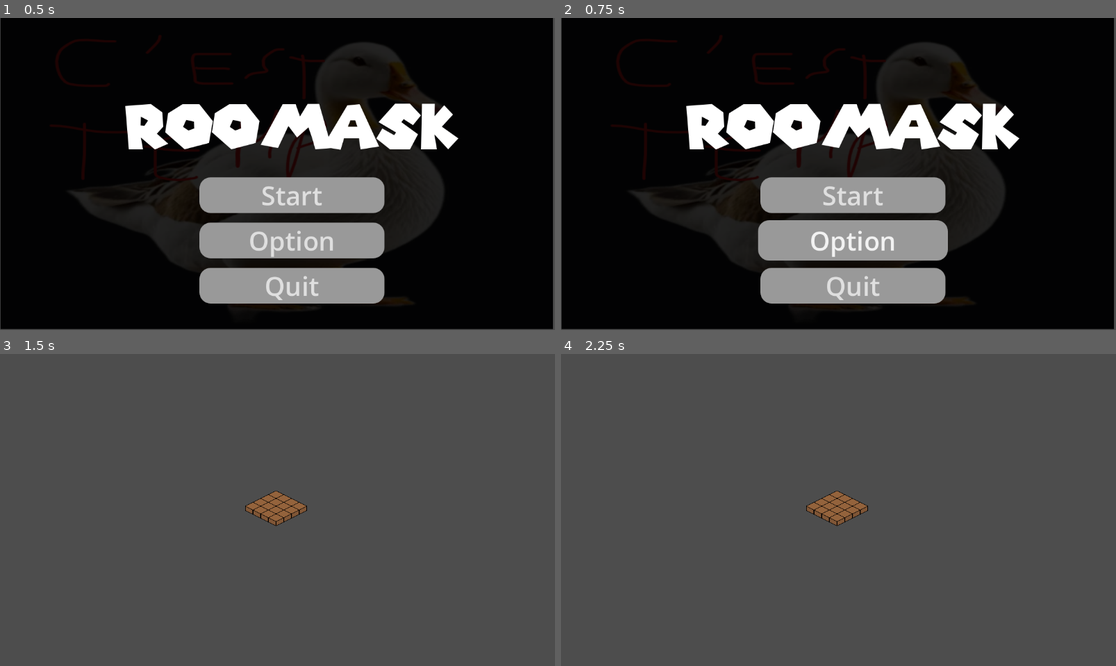
Above: before the commit, frames 1-4 (two rows, left to right).
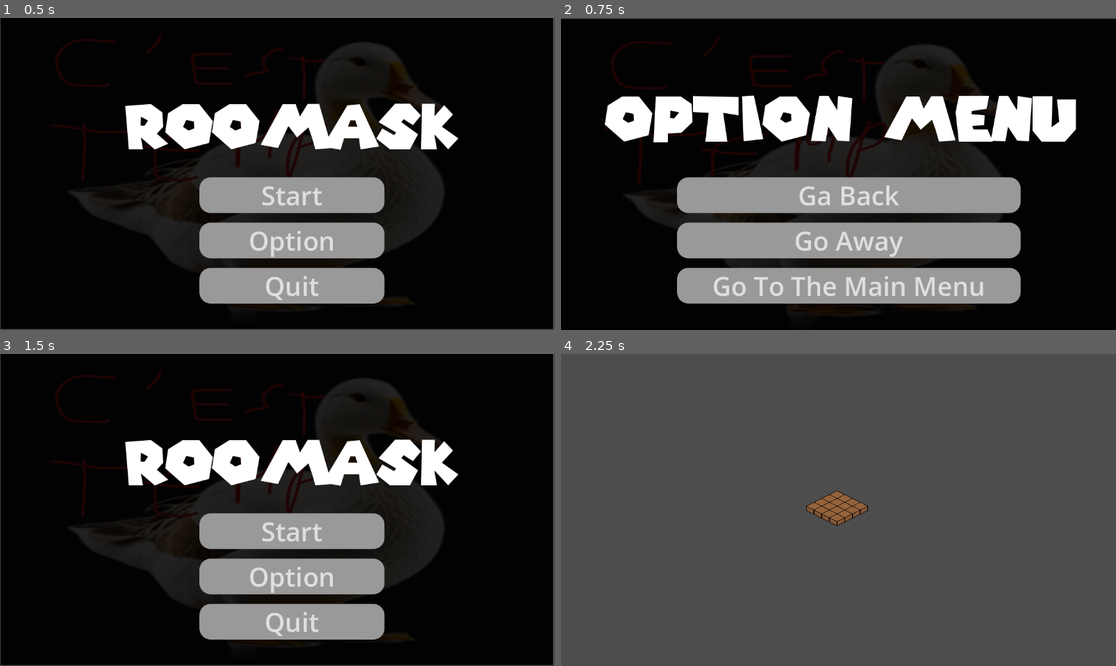
Above: after the commit, the same moments.

Repository: Jishuashi/GGJ2026-Roomask
Game: Godot game, scene res://Scenes/main_menu.tscn
Same seed, same stepped clock (60 frames per second), same inputs: the game is played once before the commit and once after it. This scene is started directly instead of the project's main scene.
Inputs (mouse positions are in pixels of both pictures, inside the frame that each line leads up to):
- Up to frame 1 (0.5 s): no input
- Up to frame 2 (0.75 s): click "Option" at 0.5 s
- Up to frame 3 (1.5 s): click "Start" (after the commit: "Ga Back") at 1.25 s
- Up to frame 4 (2.25 s): click (855, 531) at 2 s, where only the run after the commit has a clickable "Start"

Frame 1 is identical in both runs. In frame 2, 23% of the frame differs, in the area x 0-100%, y 0-100%; in frame 3, 99%; in frame 4, nothing differs.

Commit message:
menu option

Diff:
--- /dev/null
+++ b/Scenes/option_menu.tscn
@@ -0,0 +1,102 @@
+[gd_scene format=3 uid="uid://ceyapmnay67f4"]
+
+[ext_resource type="Script" uid="uid://c1dga68xxys6n" path="res://src/fr/roomask/option_menu.gd" id="1_xt6yv"]
+[ext_resource type="Texture2D" uid="uid://r81prq155wgp" path="res://Assets/menu temp.png" id="2_47jcy"]
+[ext_resource type="FontFile" uid="uid://b4snijaxcpspg" path="res://Assets/SuperMario256.ttf" id="3_gg4yi"]
+
+[sub_resource type="StyleBoxTexture" id="StyleBoxTexture_3036b"]
+texture = ExtResource("2_47jcy")
+
+[sub_resource type="StyleBoxFlat" id="StyleBoxFlat_aeafk"]
+corner_radius_top_left = 23
+corner_radius_top_right = 23
+corner_radius_bottom_right = 23
+corner_radius_bottom_left = 23
+
+[sub_resource type="StyleBoxFlat" id="StyleBoxFlat_h8r5p"]
+border_color = Color(0, 0, 0, 1)
+corner_radius_top_left = 23
+corner_radius_top_right = 23
+corner_radius_bottom_right = 23
+corner_radius_bottom_left = 23
+expand_margin_left = 5.0
+expand_margin_top = 5.0
+expand_margin_right = 5.0
+expand_margin_bottom = 5.0
+
+[node name="Control" type="Control" unique_id=1728665344]
+layout_mode = 3
+anchors_preset = 15
+anchor_right = 1.0
+anchor_bottom = 1.0
+grow_horizontal = 2
+grow_vertical = 2
+script = ExtResource("1_xt6yv")
+
+[node name="Panel" type="Panel" parent="." unique_id=49442087]
+self_modulate = Color(0.13682577, 0.13682574, 0.13682571, 1)
+layout_mode = 1
+anchors_preset = 15
+anchor_right = 1.0
+anchor_bottom = 1.0
+offset_left = -12.0
+offset_top = 2.0
+offset_right = 3.0
+offset_bottom = 8.0
+grow_horizontal = 2
+grow_vertical = 2
+theme_override_styles/panel = SubResource("StyleBoxTexture_3036b")
+
+[node name="Label" type="Label" parent="." unique_id=436302770]
+layout_mode = 0
+offset_left = 95.0
+offset_top = 161.0
+offset_right = 1074.0
+offset_bottom = 420.0
+theme_override_fonts/font = ExtResource("3_gg4yi")
+theme_override_font_sizes/font_size = 128
+text = "option menu
+"
+
+[node name="VBoxContainer" type="VBoxContainer" parent="." unique_id=1611568354]
+layout_mode = 1
+anchors_preset = 14
+anchor_top = 0.5
+anchor_right = 1.0
+anchor_bottom = 0.5
+offset_left = 241.0
+offset_top = 7.0
+offset_right = -198.0
+offset_bottom = 297.0
+grow_horizontal = 2
+grow_vertical = 2
+theme_override_constants/separation = 20
+
+[node name="Button" type="Button" parent="VBoxContainer" unique_id=978650067]
+layout_mode = 2
+theme_override_font_sizes/font_size = 54
+theme_override_styles/normal = SubResource("StyleBoxFlat_aeafk")
+theme_override_styles/pressed = SubResource("StyleBoxFlat_h8r5p")
+theme_override_styles/hover = SubResource("StyleBoxFlat_h8r5p")
+text = "Ga Back"
+
+[node name="Button2" type="Button" parent="VBoxContainer" unique_id=1234226046]
+layout_mode = 2
+theme_override_font_sizes/font_size = 54
+theme_override_styles/normal = SubResource("StyleBoxFlat_aeafk")
+theme_override_styles/pressed = SubResource("StyleBoxFlat_h8r5p")
+theme_override_styles/hover = SubResource("StyleBoxFlat_h8r5p")
+text = "Go Away"
+
+[node name="Button3" type="Button" parent="VBoxContainer" unique_id=225099218]
+layout_mode = 2
+theme_override_font_sizes/font_size = 54
+theme_override_styles/normal = SubResource("StyleBoxFlat_aeafk")
+theme_override_styles/pressed = SubResource("StyleBoxFlat_h8r5p")
+theme_override_styles/hover = SubResource("StyleBoxFlat_h8r5p")
+text = "Go To The Main Menu
+"
+
+[connection signal="pressed" from="VBoxContainer/Button" to="." method="_on_button_pressed"]
+[connection signal="pressed" from="VBoxContainer/Button2" to="." method="_on_button_2_pressed"]
+[connection signal="pressed" from="VBoxContainer/Button3" to="." method="_on_button_3_pressed"]
--- a/src/fr/roomask/main_menu.gd
+++ b/src/fr/roomask/main_menu.gd
@@ -17,6 +17,7 @@
 
 func _on_option_pressed() -> void:
 	print("press option")
+	get_tree().change_scene_to_file("res://Scenes/option_menu.tscn")
 
 func _on_quit_pressed() -> void:
 	print("press quit")
--- /dev/null
+++ b/src/fr/roomask/option_menu.gd
@@ -0,0 +1,20 @@
+extends Control
+
+
+# Called when the node enters the scene tree for the first time.
+func _ready() -> void:
+	pass # Replace with function body.
+
+
+# Called every frame. 'delta' is the elapsed time since the previous frame.
+func _process(delta: float) -> void:
+	pass
+
+func _on_button_pressed() -> void:
+	get_tree().change_scene_to_file("res://Scenes/main_menu.tscn")
+
+func _on_button_2_pressed() -> void:
+	get_tree().change_scene_to_file("res://Scenes/main_menu.tscn")
+
+func _on_button_3_pressed() -> void:
+	get_tree().change_scene_to_file("res://Scenes/main_menu.tscn")
Not shown, added: src/fr/roomask/option_menu.gd.uid
